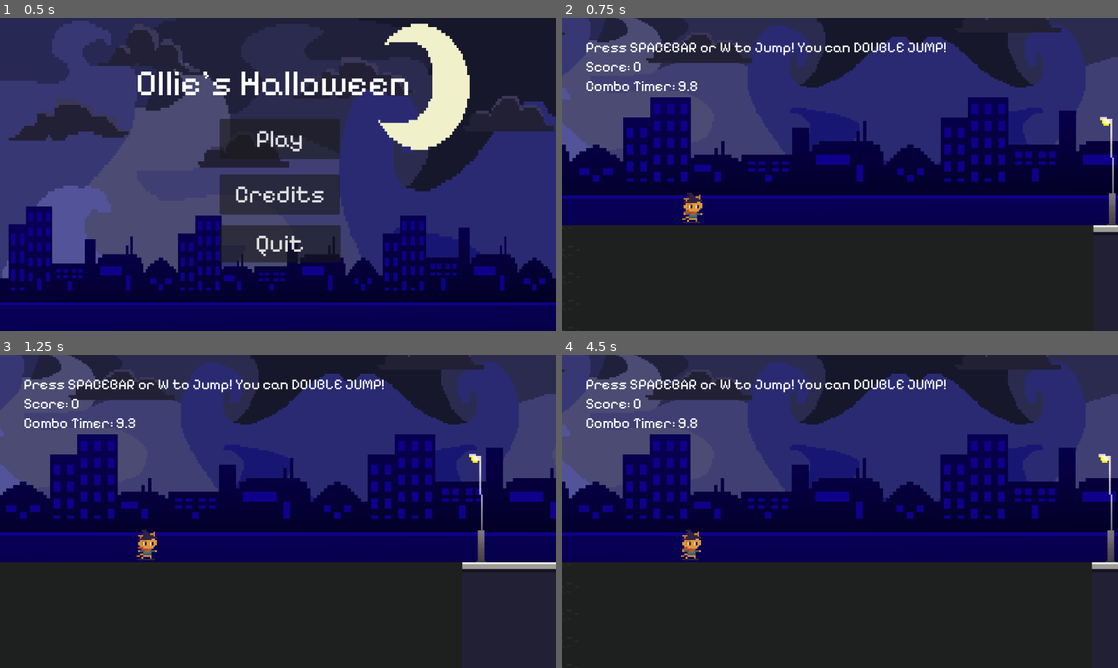
Above: before the commit, frames 1-4 (two rows, left to right).
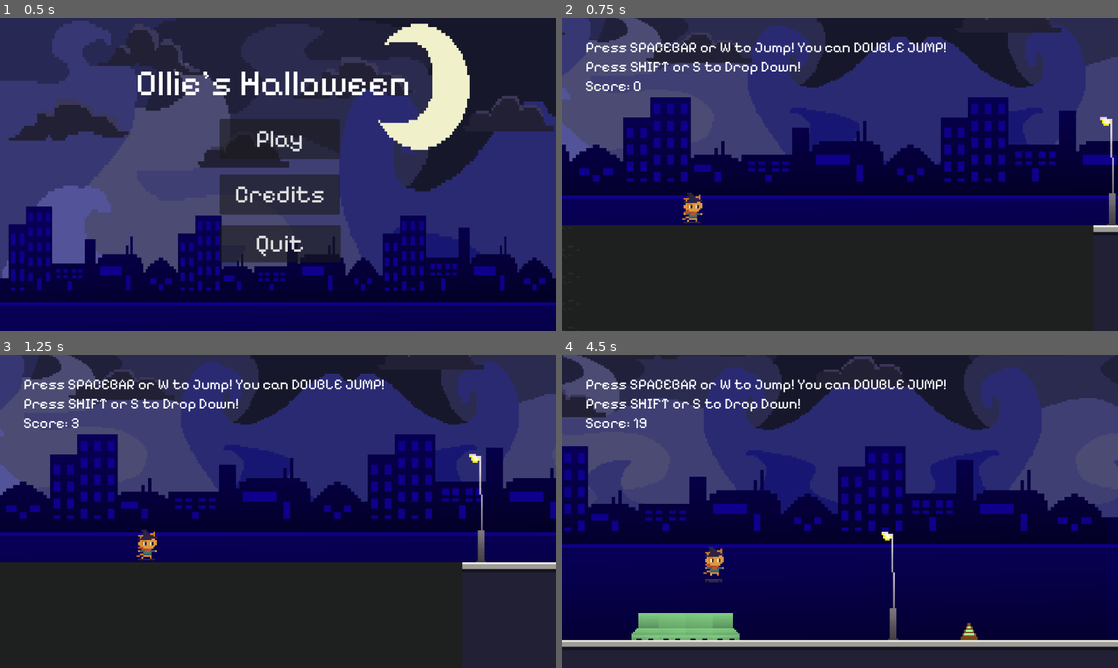
Above: after the commit, the same moments.

Repository: kedrickfudala/SGD-Spooky-Game-Jam
Game: Godot game, scene res://src/game_container.tscn
Same seed, same stepped clock (60 frames per second), same inputs: the game is played once before the commit and once after it.
Inputs (mouse positions are in pixels of both pictures, inside the frame that each line leads up to):
- Up to frame 1 (0.5 s): no input
- Up to frame 2 (0.75 s): click "Play" at 0.5 s
- Up to frame 3 (1.25 s): no input
- Up to frame 4 (4.5 s): tap Space (jump) at 1.25, 1.52, 1.55, 1.82, 2, 2.1, 2.27, 2.57, 2.75, 3.05, 3.5, 3.77, 4.07 s; tap S (drop) at 1.35, 2.3, 2.85, 3.6 s; click (840, 517) at 4.25 s, where only the run before the commit has a clickable "Restart"

Frame 1 is identical in both runs. In frame 2, 0.7% of the frame differs, in the area x 4-43%, y 14-24%; in frame 3, 0.7%; in frame 4, 56%, in the area x 0-100%, y 0-94%.

Commit message:
now only lose on collision, added combo multiplier, combo now added when combo timer runs out

Diff:
--- a/src/levels/world.gd
+++ b/src/levels/world.gd
@@ -26,14 +26,12 @@
 func _ready():
 	spawn_player()
 	spawn_level(0, 0)
-	#spawn_random_level(1 * 512)
 	spawn_level(2, 1 * 512)
 	spawn_random_level(2 * 512)
 	game_start = true
 
 func _physics_process(_delta: float) -> void:
 	speed += 0.05
-	#print(speed)
 
 func spawn_player():
 	player_inst = player.instantiate()
@@ -56,7 +54,6 @@
 	spawn_level(num, x_offset)
 
 func game_over():
-	if game_start == true:
-		sfx_lose.play()
-		get_parent().spawn_gameover()
-		game_start = false
+	sfx_lose.play()
+	get_parent().spawn_gameover()
+	game_start = false
--- a/src/objects/combo_barrier1.tscn
+++ b/src/objects/combo_barrier1.tscn
@@ -7,8 +7,8 @@
 size = Vector2(11.875, 1)
 
 [node name="ComboBarrier1" instance=ExtResource("1_xpmrx")]
-score_value = 40
-time_value = 1.0
+score_value = 10
+time_value = 0.5
 
 [node name="Sprite2D" parent="." index="0"]
 texture = ExtResource("2_hjs54")
--- a/src/objects/combo_barrier2.tscn
+++ b/src/objects/combo_barrier2.tscn
@@ -7,8 +7,8 @@
 size = Vector2(16, 1)
 
 [node name="ComboBarrier2" instance=ExtResource("1_5qpcw")]
-score_value = 40
-time_value = 1.0
+score_value = 10
+time_value = 0.5
 
 [node name="Sprite2D" parent="." index="0"]
 texture = ExtResource("2_nexwc")
--- a/src/objects/combo_chimney.tscn
+++ b/src/objects/combo_chimney.tscn
@@ -7,8 +7,8 @@
 size = Vector2(8, 1)
 
 [node name="ComboChimney" instance=ExtResource("1_wwppn")]
-score_value = 70
-time_value = 6.0
+score_value = 30
+time_value = 2.0
 
 [node name="Sprite2D" parent="." index="0"]
 texture = ExtResource("2_ie7l2")
--- a/src/objects/combo_hydrant.tscn
+++ b/src/objects/combo_hydrant.tscn
@@ -7,8 +7,8 @@
 size = Vector2(6, 3)
 
 [node name="ComboHydrant" instance=ExtResource("1_jsld0")]
-score_value = 50
-time_value = 5.0
+score_value = 40
+time_value = 2.0
 
 [node name="Sprite2D" parent="." index="0"]
 texture = ExtResource("2_cbse8")
--- a/src/objects/combo_tall_tomb.tscn
+++ b/src/objects/combo_tall_tomb.tscn
@@ -9,7 +9,7 @@
 [node name="ComboTallTomb" instance=ExtResource("1_5ohmi")]
 position = Vector2(0, -8)
 score_value = 60
-time_value = 5.0
+time_value = 4.0
 
 [node name="Sprite2D" parent="." index="0"]
 texture = ExtResource("2_q1rnx")
--- a/src/objects/combo_tombstone.tscn
+++ b/src/objects/combo_tombstone.tscn
@@ -7,8 +7,8 @@
 size = Vector2(8, 2)
 
 [node name="ComboTombstone" instance=ExtResource("1_j5yva")]
-score_value = 60
-time_value = 3.0
+score_value = 30
+time_value = 2.0
 
 [node name="Sprite2D" parent="." index="0"]
 texture = ExtResource("2_3pqmw")
--- a/src/objects/combo_traffic_cone.tscn
+++ b/src/objects/combo_traffic_cone.tscn
@@ -7,8 +7,8 @@
 size = Vector2(4, 1)
 
 [node name="ComboTrafficCone" instance=ExtResource("1_ll0wp")]
-score_value = 70
-time_value = 4.0
+score_value = 40
+time_value = 3.0
 
 [node name="Sprite2D" parent="." index="0"]
 texture = ExtResource("2_kwkyo")
--- a/src/objects/combo_traffic_divider.tscn
+++ b/src/objects/combo_traffic_divider.tscn
@@ -8,8 +8,8 @@
 
 [node name="ComboTrafficDivider" instance=ExtResource("1_urbb3")]
 position = Vector2(8, 0)
-score_value = 40
-time_value = 2.0
+score_value = 20
+time_value = 1.0
 
 [node name="Sprite2D" parent="." index="0"]
 position = Vector2(16, -24)
--- a/src/objects/combo_traffic_rail_1.tscn
+++ b/src/objects/combo_traffic_rail_1.tscn
@@ -7,8 +7,8 @@
 size = Vector2(16, 1)
 
 [node name="ComboTrafficRail1" instance=ExtResource("1_ner0o")]
-score_value = 50
-time_value = 2.0
+score_value = 10
+time_value = 1.0
 
 [node name="Sprite2D" parent="." index="0"]
 texture = ExtResource("2_dx7jb")
--- a/src/objects/combo_traffic_rail_2.tscn
+++ b/src/objects/combo_traffic_rail_2.tscn
@@ -7,8 +7,8 @@
 size = Vector2(12, 1)
 
 [node name="ComboTrafficRail2" instance=ExtResource("1_2us6r")]
-score_value = 50
-time_value = 2.0
+score_value = 10
+time_value = 1.0
 
 [node name="Sprite2D" parent="." index="0"]
 texture = ExtResource("2_g3u32")
--- a/src/player/player.gd
+++ b/src/player/player.gd
@@ -9,31 +9,49 @@
 @onready var sprite : Object = $Sprite2D
 @onready var camera : Object = $Camera2D
 @onready var animation_player : Object = $AnimationPlayer
-@onready var sfx_jump: AudioStreamPlayer = $SFX_Jump
-@onready var sfx_score: AudioStreamPlayer = $SFX_Score
-@onready var combo_timer : Object = $ComboTimer
+@onready var combo_area : Object = $ComboArea
+@onready var sfx_jump : AudioStreamPlayer = $SFX_Jump
+@onready var sfx_score : AudioStreamPlayer = $SFX_Score
+@onready var score_counter_timer : Object = $ScoreCounterTimer
+@onready var combo_counter_timer : Object = $ComboCounterTimer
+@onready var combo_runout_timer : Object = $ComboRunoutTimer
 
 @onready var score : int = 0
+@onready var combo : int = 0
+@onready var combo_multiplier : float = 1.0
+
 @onready var jumps : int = 2
 @onready var drops : int = 1
 
 func _ready():
 	sprite.rotation_degrees = 0
 	spawn_player_hud()
-	combo_timer.set_wait_time(10)
-	combo_timer.start()
+	combo_runout_timer.one_shot = true
+	combo_runout_timer.set_wait_time(1)
+	score_counter_timer.set_wait_time(.2)
+	score_counter_timer.start()
 	animation_player.play("cat_skating")
 
 func _physics_process(_delta: float) -> void:
 	camera.position_smoothing_speed = 3 + (world.speed / 100)
+	if player_hud_inst:
+			player_hud_inst.hud_label.text = str("Press SPACEBAR or W to Jump! You can DOUBLE JUMP!")
+			player_hud_inst.hud_label.text += '\n' + str("Press SHIFT or S to Drop Down!")
+			player_hud_inst.hud_label.text += '\n' + str("Score: ") + str(score)
+			if combo_runout_timer.time_left > 0:
+				player_hud_inst.hud_label.text += '\n' + str("Combo: ") + str(combo)
+				player_hud_inst.hud_label.text += '\n' + str("    Multiplier: ") + str(combo_multiplier)
+				player_hud_inst.hud_label.text += '\n' + str("    Time Left: ") + str(snapped(combo_runout_timer.time_left, 0.1))
 	if world.game_start:
-		if player_hud_inst:
-			player_hud_inst.hud_label.text = str("Press SPACEBAR or W to Jump! You can DOUBLE JUMP!") + '\n' + str("Score: ") + str(score) + '\n' + str("Combo Timer: ") + str(snapped(combo_timer.time_left, 0.1))
 		handle_input()
 		handle_movement()
 		if velocity.x == 0:
-			sprite.rotation_degrees = -90
-			world.game_over()
+			lose_game()
+	if combo_runout_timer.time_left == 0:
+		combo_counter_timer.stop()
+	else:
+		if combo_counter_timer.is_stopped():
+			combo_counter_timer.start()
 
 func handle_input():
 	if is_on_floor():
@@ -46,7 +64,7 @@
 		velocity.y = -250
 		jumps -= 1
 	if Input.is_action_just_pressed("drop") and !is_on_floor() and drops > 0:
-		velocity.y = 100
+		velocity.y = 25
 		drops -= 1
 
 func handle_movement():
@@ -58,11 +76,34 @@
 	player_hud_inst = player_hud.instantiate()
 	add_child(player_hud_inst)
 
-func _on_combo_timer_timeout() -> void:
+func lose_game():
+	world.game_start = false
+	score += combo
+	combo = 0
+	combo_multiplier = 1.0
+
+	combo_runout_timer.stop()
+	score_counter_timer.one_shot = true
+	score_counter_timer.stop()
+	combo_counter_timer.one_shot = true
+	combo_counter_timer.stop()
+
+	sprite.rotation_degrees = -90
 	world.game_over()
 
 func _on_combo_area_area_entered(area: Area2D) -> void:
 	var object = area.get_parent()
-	score += object.score_value
-	combo_timer.start(combo_timer.time_left + object.time_value)
+	combo += object.score_value * combo_multiplier
+	combo_runout_timer.start(combo_runout_timer.time_left + object.time_value)
 	sfx_score.play()
+
+func _on_score_counter_timer_timeout() -> void:
+	score += 1
+
+func _on_combo_counter_timer_timeout() -> void:
+	combo_multiplier += .1
+
+func _on_combo_runout_timer_timeout() -> void:
+	score += combo
+	combo = 0
+	combo_multiplier = 1.0
--- a/src/player/player.tscn
+++ b/src/player/player.tscn
@@ -106,7 +106,11 @@
 "": SubResource("AnimationLibrary_g3it0")
 }
 
-[node name="ComboTimer" type="Timer" parent="."]
+[node name="ScoreCounterTimer" type="Timer" parent="."]
+
+[node name="ComboCounterTimer" type="Timer" parent="."]
+
+[node name="ComboRunoutTimer" type="Timer" parent="."]
 
 [node name="SFX_Jump" type="AudioStreamPlayer" parent="."]
 stream = ExtResource("3_txad8")
@@ -117,4 +121,6 @@
 volume_db = -16.0
 
 [connection signal="area_entered" from="ComboArea" to="." method="_on_combo_area_area_entered"]
-[connection signal="timeout" from="ComboTimer" to="." method="_on_combo_timer_timeout"]
+[connection signal="timeout" from="ScoreCounterTimer" to="." method="_on_score_counter_timer_timeout"]
+[connection signal="timeout" from="ComboCounterTimer" to="." method="_on_combo_counter_timer_timeout"]
+[connection signal="timeout" from="ComboRunoutTimer" to="." method="_on_combo_runout_timer_timeout"]
--- a/src/ui/credits_scene.tscn
+++ b/src/ui/credits_scene.tscn
@@ -13,11 +13,13 @@
 script = ExtResource("1_6r8lc")
 
 [node name="TextureRect" type="TextureRect" parent="."]
+layout_mode = 0
 offset_right = 1153.0
 offset_bottom = 793.0
 texture = ExtResource("1_y1qyg")
 
 [node name="Label" type="Label" parent="."]
+layout_mode = 0
 offset_left = 327.0
 offset_top = 101.0
 offset_right = 1179.0
@@ -31,6 +33,7 @@
 Mike Villanueva Najarro"
 
 [node name="BackButton" type="Button" parent="."]
+layout_mode = 0
 offset_left = 454.0
 offset_top = 426.0
 offset_right = 703.0
Not shown, changed: export_presets.cfg
